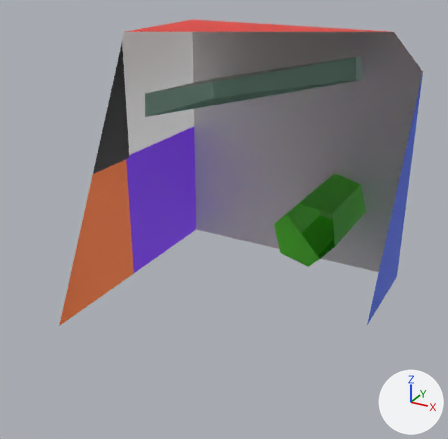
The glTF model media/auto_export.glb: old version first, new version second.
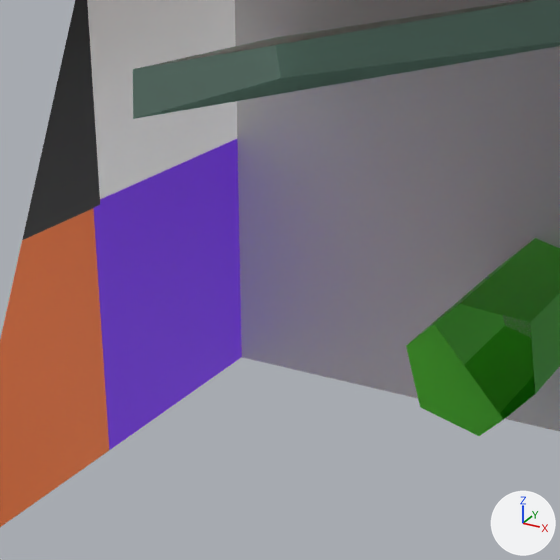
Each version appears first whole from a 50 mm lens placed at (1.96, -4.8, 1.58), pointed at (-0.04, -1.17, -0.24), and next in a close-up on the part from 18% to 77% of the width and 14% to 74% of the height. Lighting does not change. The marker at lower right points along +X, +Y and +Z. The older version's two pictures come first. Everything nearer to the camera than a plane just in front of the edit is cut away. Where no turn or scale is listed for an object, it has been applied to the vertices.
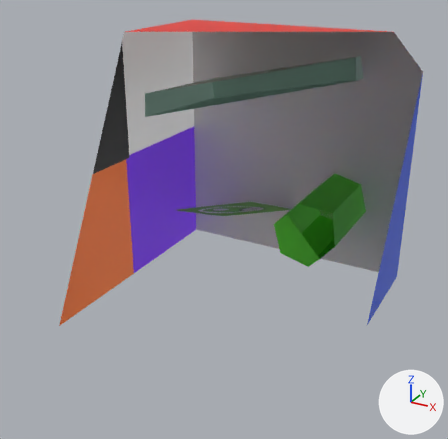
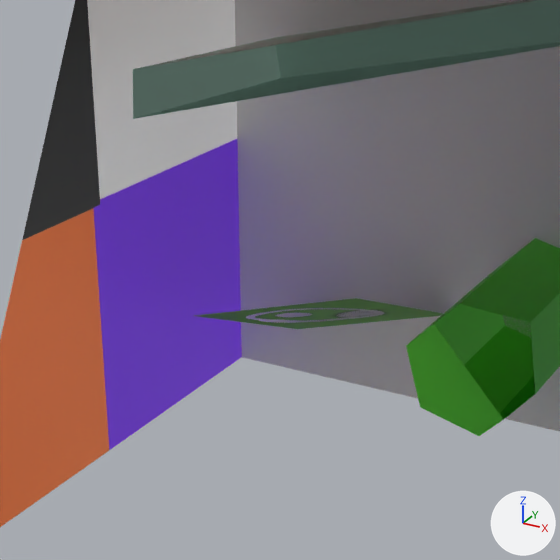
Boxes [x1, y1, x2, y2] around the edits, measured in the close-ups (560 x 560 px):
'AlphaPlane', added (green)
    after: [194, 298, 443, 329]

Patch to the scene script:
```diff
--- a/media/auto_export.glb.py
+++ b/media/auto_export.glb.py
@@ img_alpha @@
+img_alpha = load_image('alpha', '_unpacked/alpha', 512, 512, 'sRGB')
@@ mat_alphatest @@
+mat_alphatest = principled_material('AlphaTest')
+mat_alphatest.texture = img_alpha  # with its transparency
@@ me_alphaclipplane @@
+me_alphaclipplane.from_pydata(...)  # 4 vertices, 2 faces; spans x -0.42..0.42, y -0.356..0.356, z -0.264..0.264
+me_alphaclipplane.materials.append(mat_alphatest)  # picture img_alpha
@@ ob_alphaplane @@
+ob_alphaplane = bpy.data.objects.new('AlphaPlane', me_alphaclipplane)
+ob_alphaplane.location = (-0.375, -0.362, -0.527)
```
